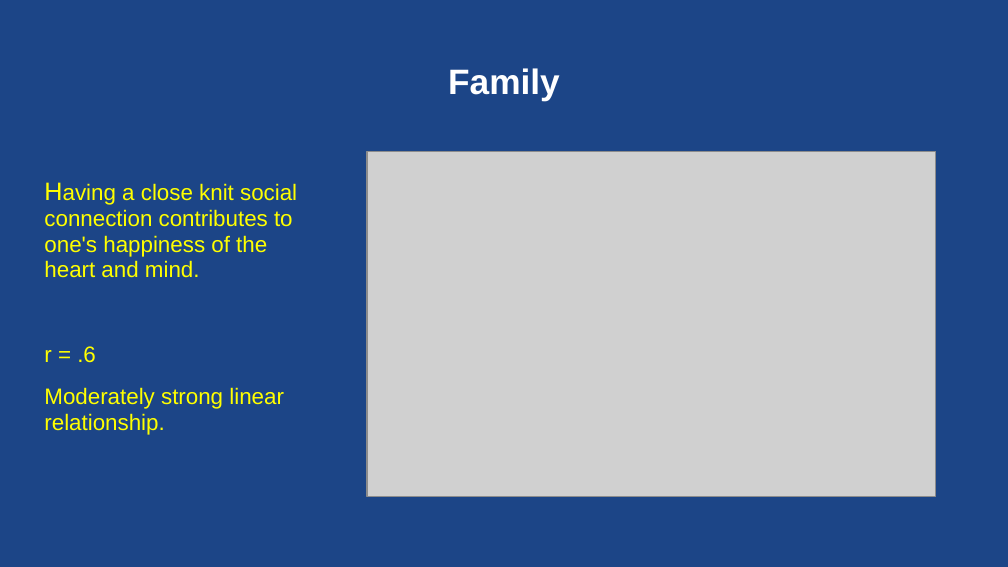
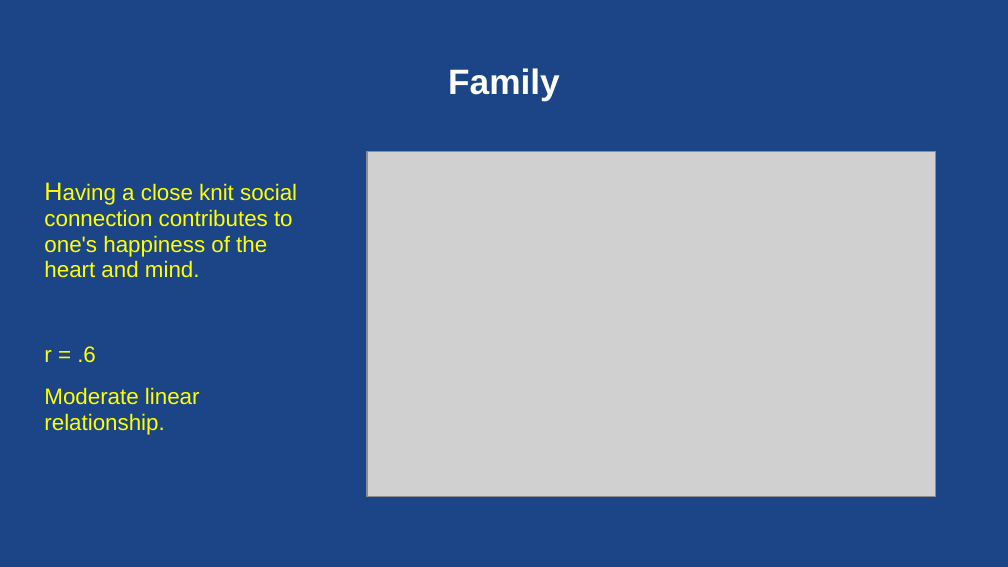
Before and after one commit to cquiroz31/G1_Project_1, a slide deck: slide 9 of Project 1 .pptx. Drawn at 1008x567 pixels with LibreOffice and Linux fonts; fonts in the diff are those of the drawing; grey boxes stand for pictures. Boxes give left, top, right and bottom in pixels: in the first picture for what was removed or moved away, otherwise in the second. Text is boxed around its words. In the diff, an @@ line names an element or a change of style, - is before the commit and + after.

```diff
--- a/Project 1 .pptx
+++ b/Project 1 .pptx
@@ text at [44, 387, 200, 435]: text changed @@
-Moderately strong linear relationship.
+Moderate linear relationship.
```
Also in this commit, not shown: 3 other slides changed, 1 slide added, 1 slide removed.
